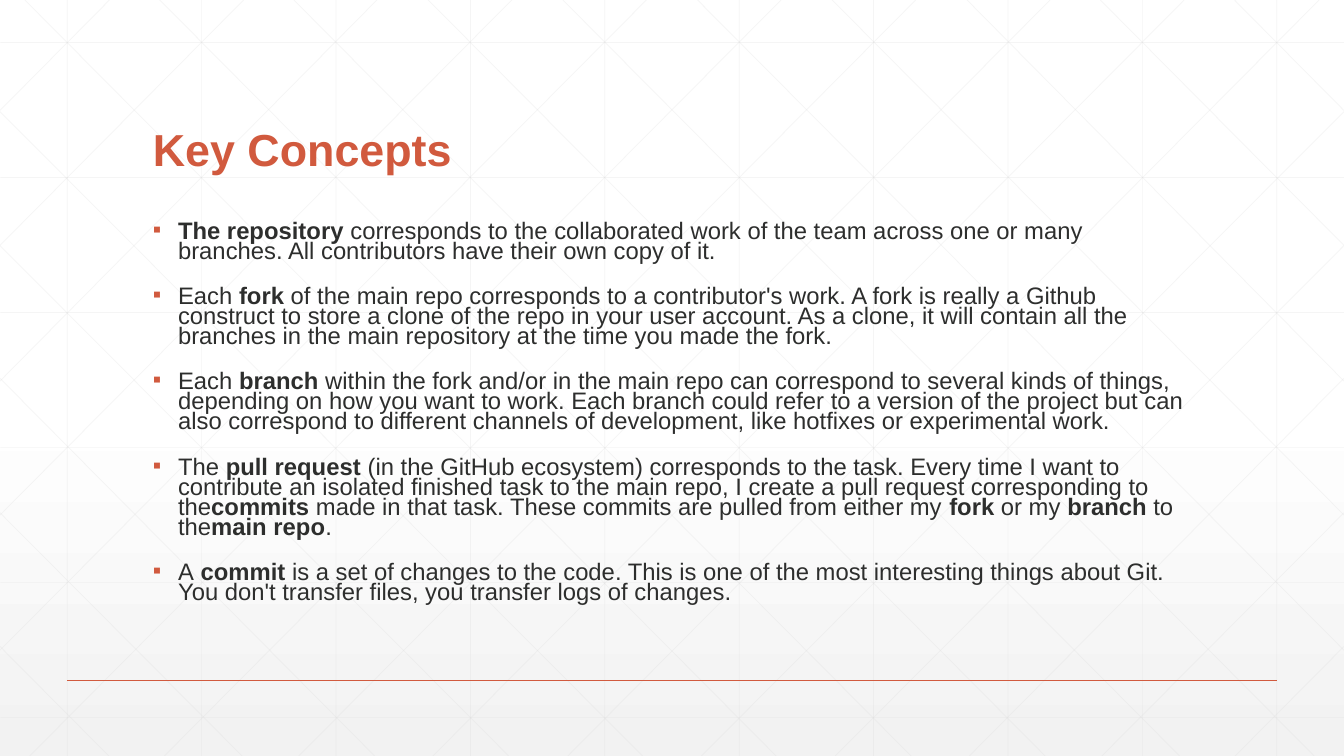
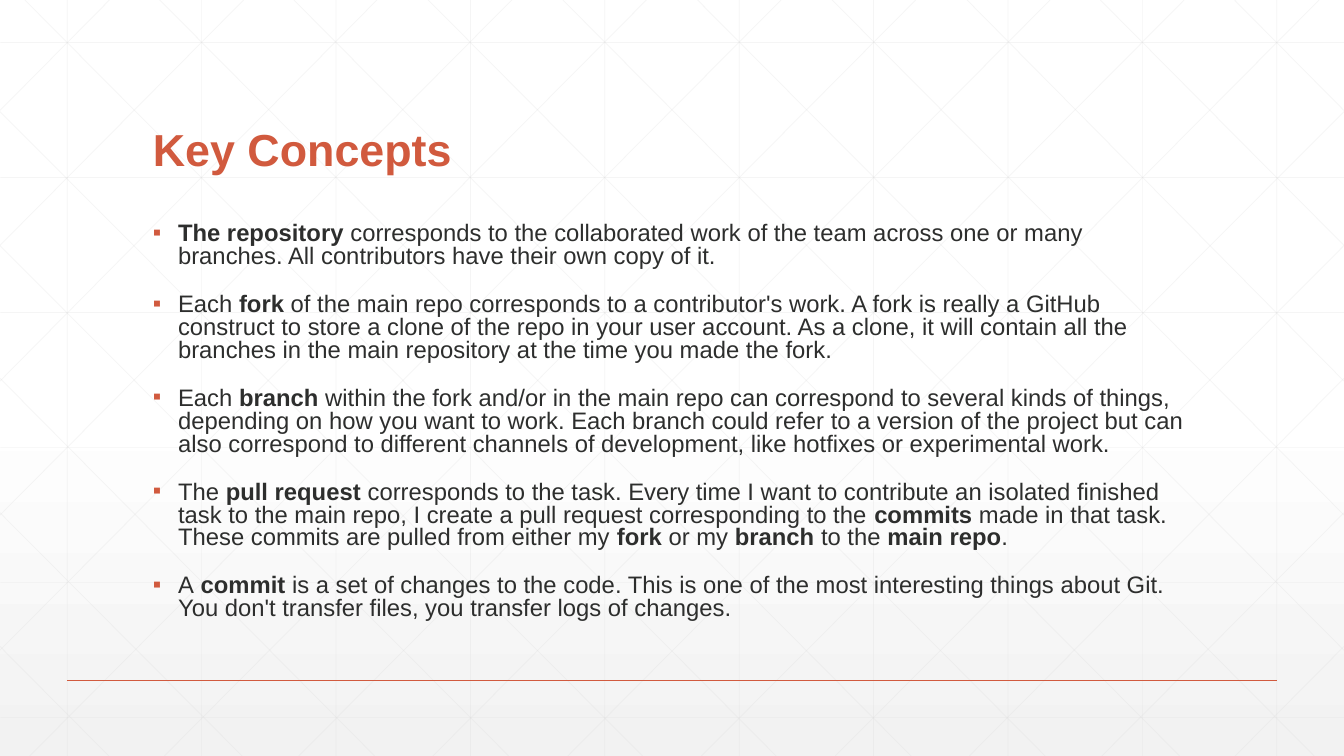
Before and after one commit to StevenRunck/GitHub-Pres, a slide deck: slide 5 of Github.pptx. Drawn at 1344x756 pixels with LibreOffice and Linux fonts; fonts in the diff are those of the drawing. Boxes give left, top, right and bottom in pixels: in the first picture for what was removed or moved away, otherwise in the second. Text is boxed around its words. In the diff, an @@ line names an element or a change of style, - is before the commit and + after.

```diff
--- a/Github.pptx
+++ b/Github.pptx
@@ text at (x1=178, y1=223, x2=1182, y2=621): line spacing 0.7 to 0.8 @@
@@ text at (x1=178, y1=294, x2=1127, y2=363): text changed @@
-▪ Each fork of the main repo corresponds to a contributor's work. A fork is really a Github construct to store a clone of the repo in your user account. As a clone, it will contain all the branches in the main repository at the time you made the fork.
+▪ Each fork of the main repo corresponds to a contributor's work. A fork is really a GitHub construct to store a clone of the repo in your user account. As a clone, it will contain all the branches in the main repository at the time you made the fork.
@@ text at (x1=178, y1=482, x2=1167, y2=550): text changed @@
-▪ The pull request (in the GitHub ecosystem) corresponds to the task. Every time I want to contribute an isolated finished task to the main repo, I create a pull request corresponding to thecommits made in that task. These commits are pulled from either my fork or my branch to themain repo.
+▪ The pull request corresponds to the task. Every time I want to contribute an isolated finished task to the main repo, I create a pull request corresponding to the commits made in that task. These commits are pulled from either my fork or my branch to the main repo.
```
Also in this commit, not shown: 3 other slides changed, 5 slides added, 4 slides removed, 3 other files.
